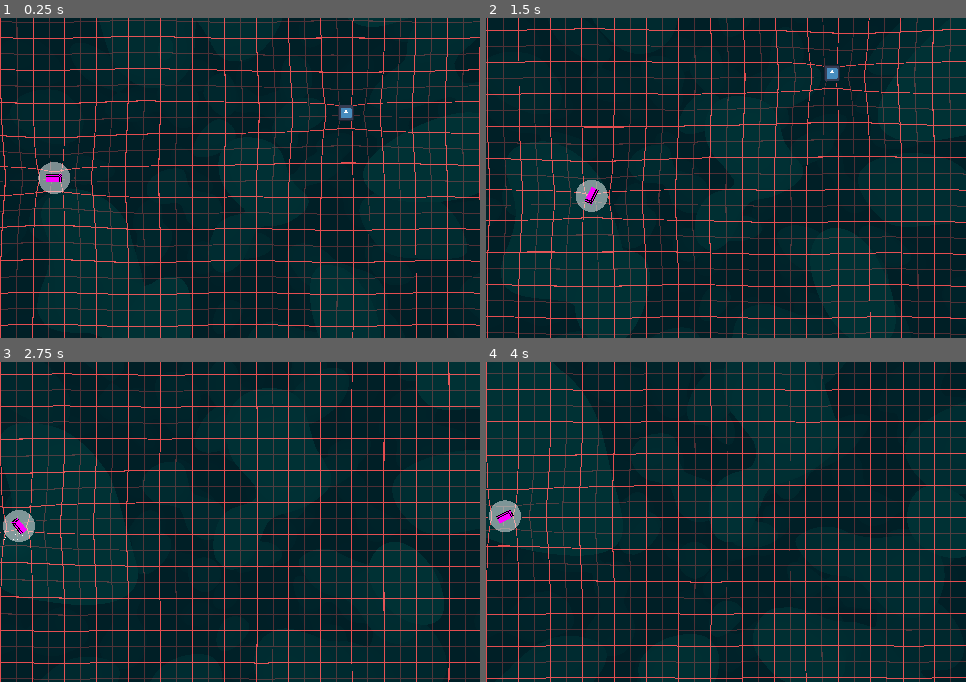
Above: before the commit, frames 1-4 (two rows, left to right).
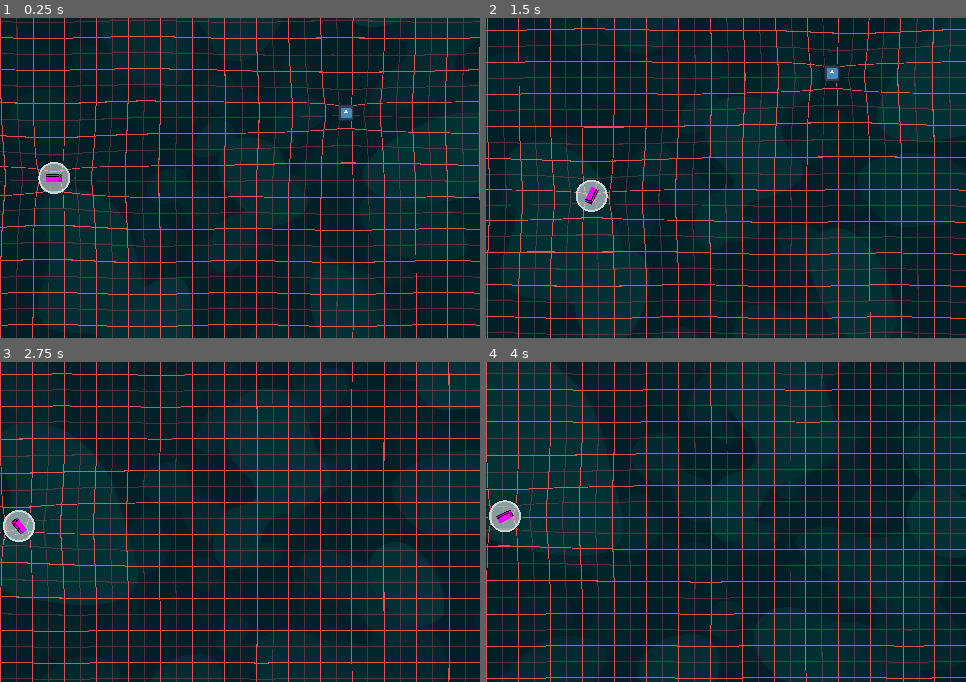
Above: after the commit, the same moments.

Repository: 3xcpy/roguelike-arcade-driving
Game: Godot game, scene res://scenes/main.tscn
The game is run twice, just before and just after one commit, with the same random seed, the same clock (stepped at 60 frames per second) and the same inputs. The engine's default icon, where the game draws it, is replaced by a stand-in: a white triangle on a blue panel in a dark square.
Inputs:
- Up to frame 1 (0.25 s): no input
- Up to frame 2 (1.5 s): tap Enter at 0.5 s; hold Right (steer_right) 0.53-1.28 s; tap Alt at 0.6 s; hold Down from 1.28 s (still down); tap Shift at 1.35 s
- Up to frame 3 (2.75 s): release Down at 2.03 s; hold Right (steer_right) from 2.03 s (still down); tap Alt at 2.1 s
- Up to frame 4 (4 s): release Right (steer_right) at 2.78 s; hold Up 2.78-3.53 s; tap Shift at 2.85 s; hold Left (steer_left) from 3.53 s (still down); tap Alt at 3.6 s

The runs differ from the first frame. In frame 1, 0.1% of the frame differs, in the area x 7-15%, y 45-55%; in frame 2, 0.1%; in frame 3, 0.1%, in the area x 0-8%, y 46-57%; in frame 4, 0.1%.

Commit message:
added outline to the circle shader

Diff:
--- a/scenes/aura.tscn
+++ b/scenes/aura.tscn
@@ -9,7 +9,9 @@
 
 [sub_resource type="ShaderMaterial" id="ShaderMaterial_u8i4k"]
 shader = ExtResource("2_j8228")
-shader_parameter/color = Color(1, 1, 1, 0.4862745)
+shader_parameter/inside_color = Color(1, 1, 1, 0.52156866)
+shader_parameter/outline_color = Color(1, 1, 1, 0.8039216)
+shader_parameter/outline_thickness = 0.06
 
 [node name="Aura" type="Node2D"]
 script = ExtResource("1_bfq42")
--- a/shaders/circle.gdshader
+++ b/shaders/circle.gdshader
@@ -1,10 +1,13 @@
 shader_type canvas_item;
 
-uniform vec4 color : source_color;
+uniform vec4 inside_color : source_color;
+uniform vec4 outline_color : source_color;
+uniform float outline_thickness;
 
 void fragment() {
 	float dist = distance(UV, vec2(0.5));
-	float value = 1.0 - step(0.5, dist);
-
-	COLOR = color * value;
+	float inside_value = 1.0 - step(0.5 - outline_thickness, dist);
+	float outline_value = (1.0 - step(0.5, dist)) * (1.0 - inside_value);
+	vec4 color = inside_value * inside_color + outline_value * outline_color;
+	COLOR = color;
 }
